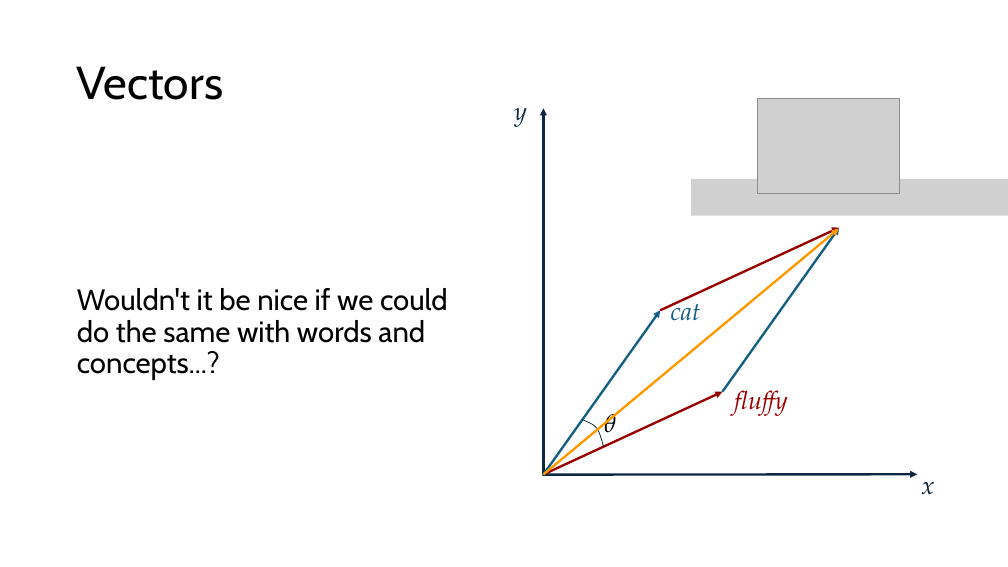
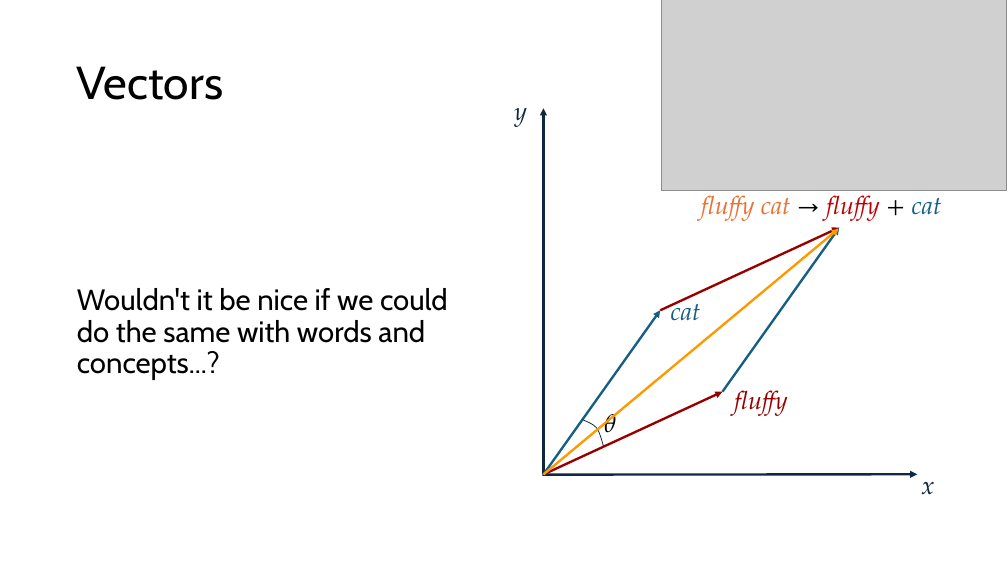
Before and after one commit to acceleratescience/large-language-models, a slide deck: slide 8 of slides/4-embeddings.pptx (slide 9 before the commit). Drawn at 1008x567 pixels with LibreOffice and Linux fonts; fonts in the diff are those of the drawing; grey boxes stand for pictures. Boxes give left, top, right and bottom in pixels: in the first picture for what was removed or moved away, otherwise in the second. Text is boxed around its words. In the diff, an @@ line names an element or a change of style, - is before the commit and + after.

```diff
--- a/slides/4-embeddings.pptx
+++ b/slides/4-embeddings.pptx
@@ picture added at (662, 0, 1007, 191) @@
@@ picture removed at (757, 98, 900, 194) @@
@@ picture removed at (691, 179, 1008, 216) @@
@@ text added at (701, 188, 942, 221), 24 pt, text #E97132, italic @@
+fluffy cat → fluffy + cat
```
Also in this commit, not shown: 5 other slides changed, 1 slide added, 1 slide removed, 23 other files.
